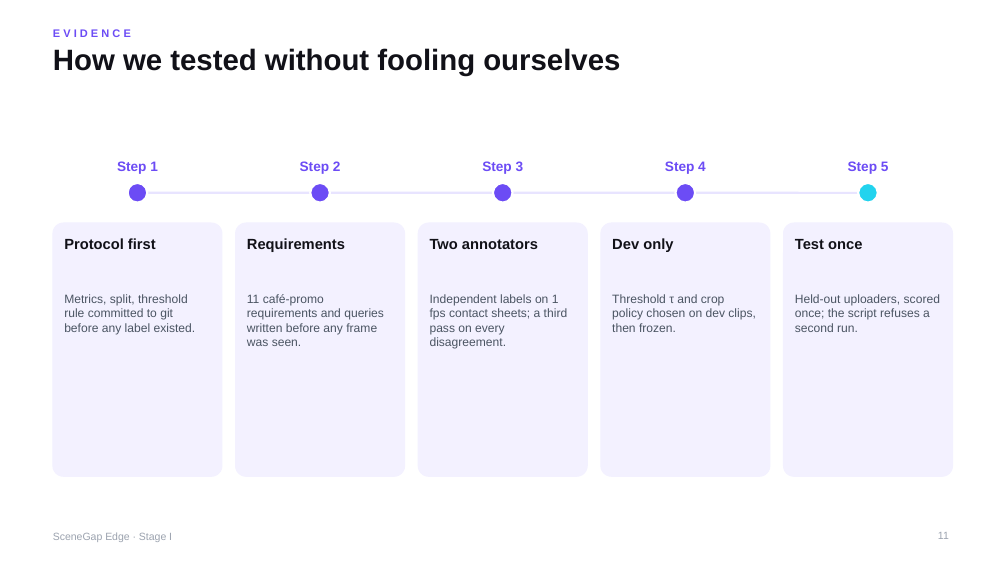
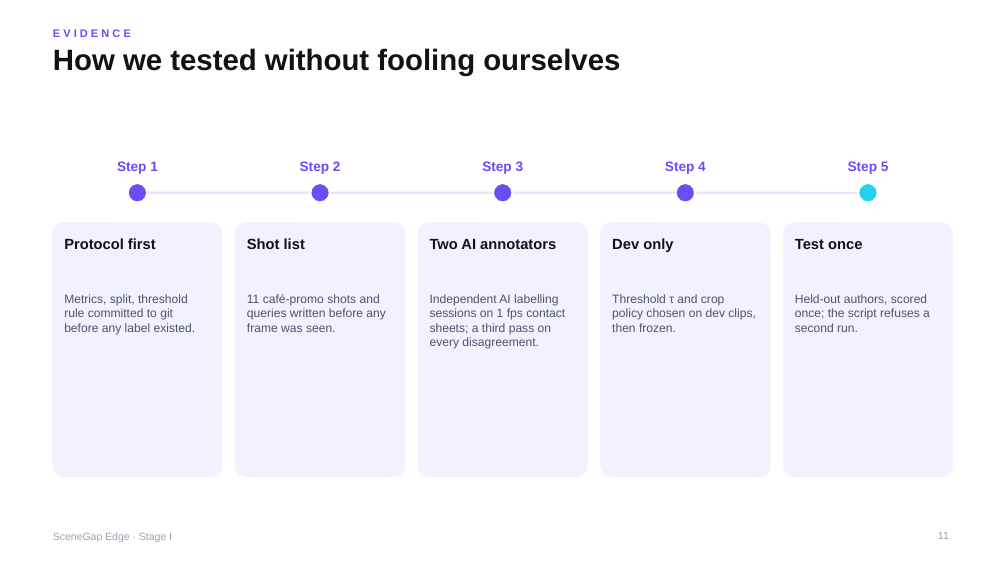
Before and after one commit to yu9bryan/scenegap-edge, a slide deck: slide 11 of docs/deck/SceneGapEdge_StageI_Proposal.pptx. Drawn at 1008x567 pixels with LibreOffice and Linux fonts; fonts in the diff are those of the drawing. Boxes give left, top, right and bottom in pixels: in the first picture for what was removed or moved away, otherwise in the second. Text is boxed around its words. In the diff, an @@ line names an element or a change of style, - is before the commit and + after.

```diff
--- a/docs/deck/SceneGapEdge_StageI_Proposal.pptx
+++ b/docs/deck/SceneGapEdge_StageI_Proposal.pptx
@@ text at (247,238,305,249): text changed @@
-Requirements
+Shot list
@@ text at (430,239,556,249): text changed @@
-Two annotators
+Two AI annotators
@@ text at (247,294,385,332): text changed @@
-11 café-promo requirements and queries written before any frame was seen.
+11 café-promo shots and queries written before any frame was seen.
@@ text at (430,294,565,349): text changed @@
-Independent labels on 1 fps contact sheets; a third pass on every disagreement.
+Independent AI labelling sessions on 1 fps contact sheets; a third pass on every disagreement.
@@ text at (795,294,930,332): text changed @@
-Held-out uploaders, scored once; the script refuses a second run.
+Held-out authors, scored once; the script refuses a second run.
```
Also in this commit, not shown: 22 other slides changed, 1 slide added, 3 other files.
